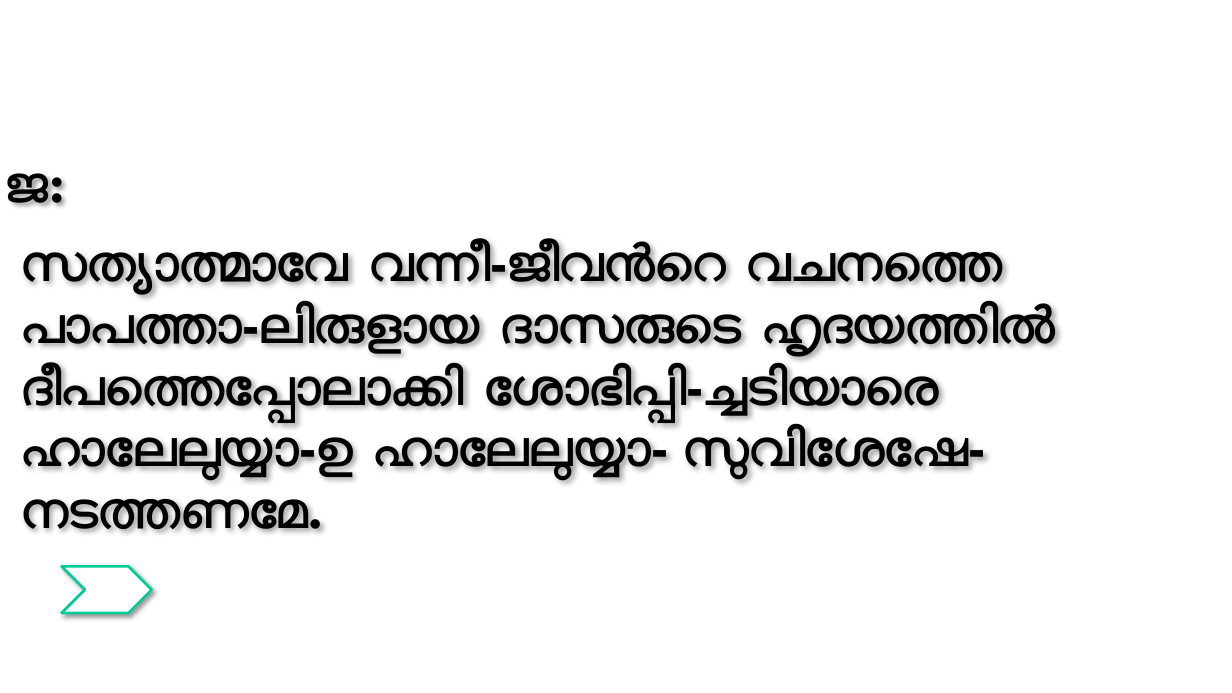
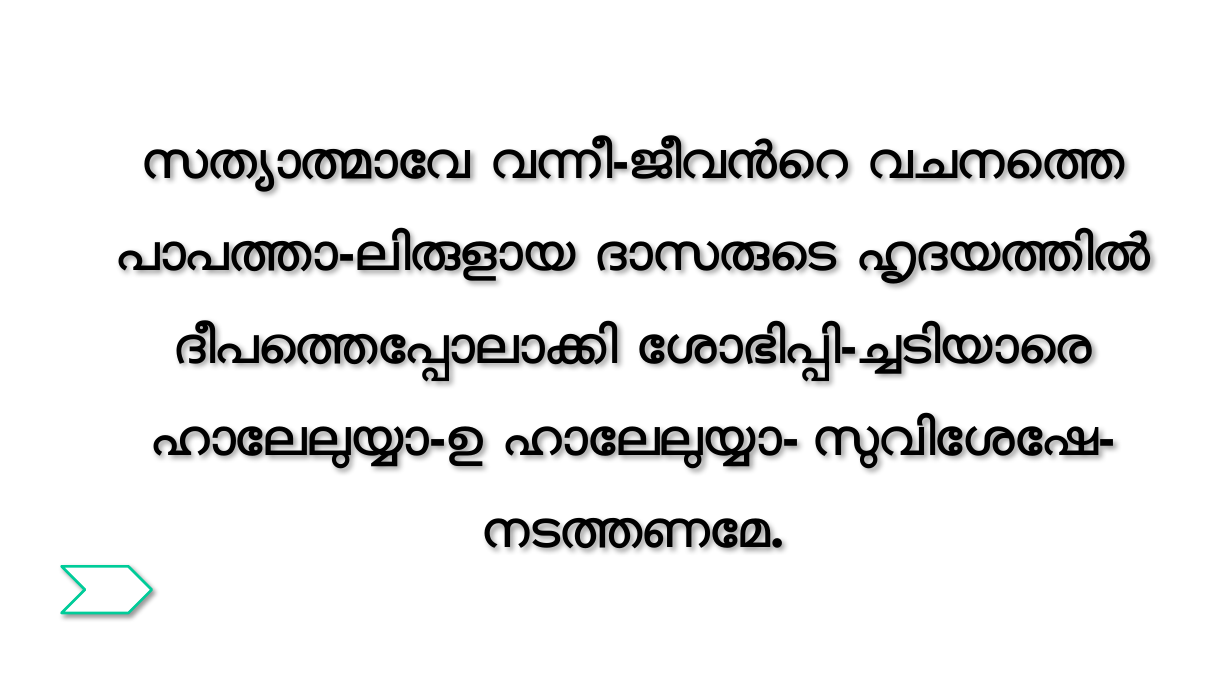
Before and after one commit to gijocode/Church_PPT_Utility, a slide deck: slide 38 of templates/malayalam_service_template.pptx. Drawn at 1232x693 pixels with LibreOffice and Linux fonts; fonts in the diff are those of the drawing. Boxes give left, top, right and bottom in pixels: in the first picture for what was removed or moved away, otherwise in the second. Text is boxed around its words. In the diff, an @@ line names an element or a change of style, - is before the commit and + after.

```diff
--- a/templates/malayalam_service_template.pptx
+++ b/templates/malayalam_service_template.pptx
@@ text "സത്യാത്മാവേ വന്നീ-ജീവന്‍റെ വചനത്തെ": place and size @@
-text "സത്യാത്മാവേ വന്നീ-ജീവന്‍റെ വചനത്തെ" at (21, 242, 1056, 530)
+text "സത്യാത്മാവേ വന്നീ-ജീവന്‍റെ വചനത്തെ" at (116, 138, 1151, 549)
@@ text "സത്യാത്മാവേ വന്നീ-ജീവന്‍റെ വചനത്തെ" at (116, 138, 1151, 549): alignment left to centre; line spacing 1 to 1.5 @@
@@ text removed at (6, 173, 63, 204) @@
-ജ:
```
Also in this commit, not shown: 17 other slides changed, 1 slide added, 1 slide removed, 1 other file.
